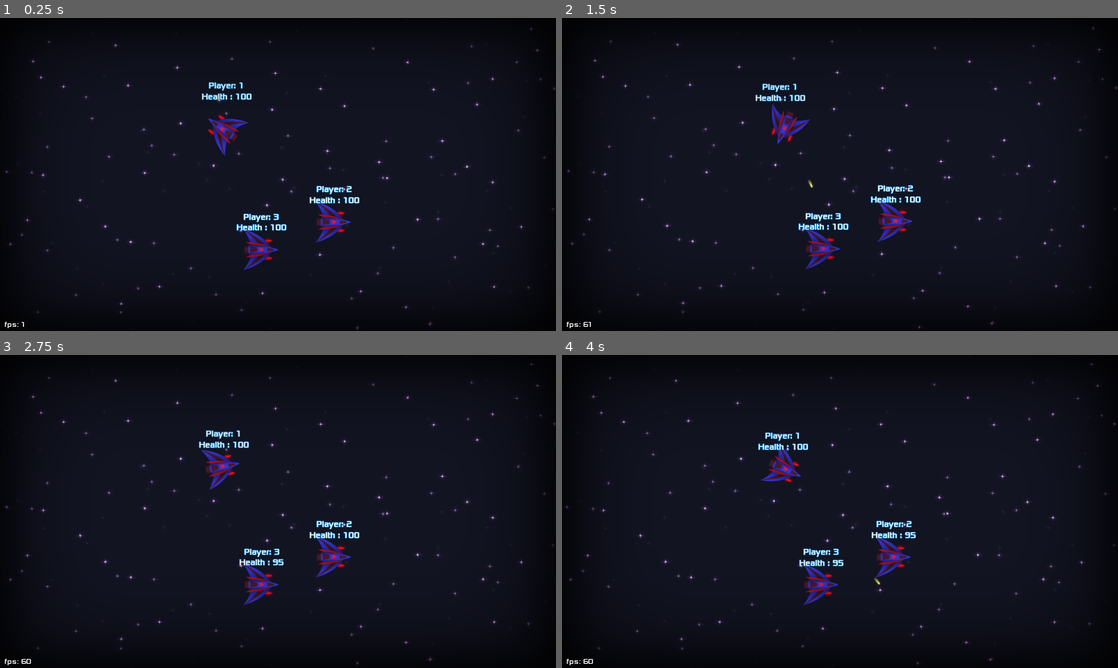
Above: before the commit, frames 1-4 (two rows, left to right).
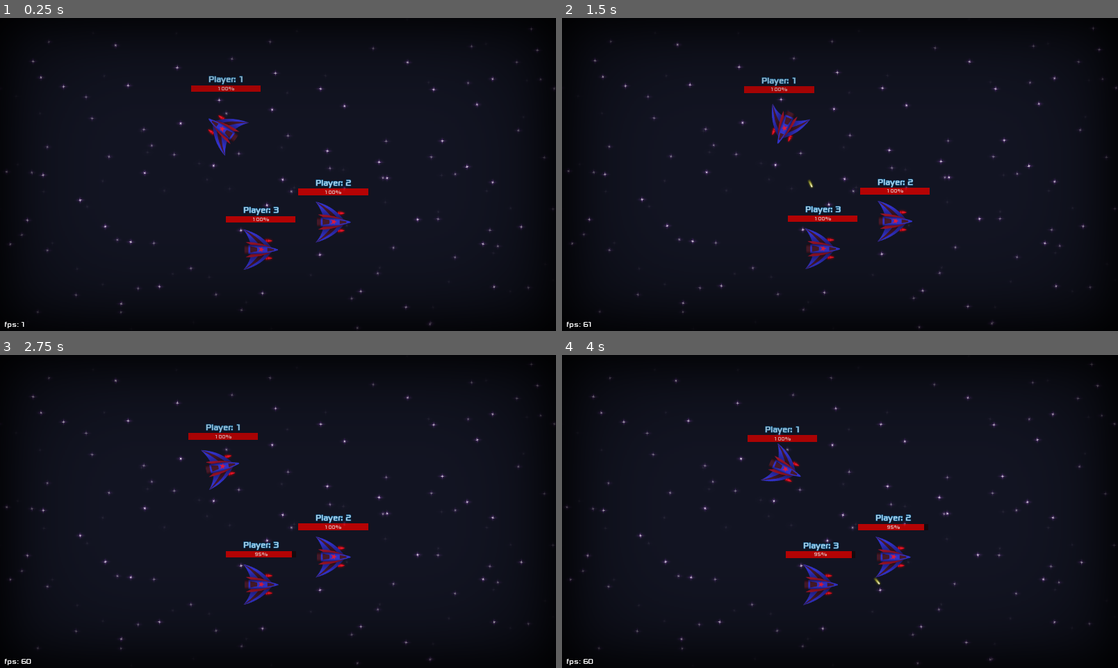
Above: after the commit, the same moments.

Repository: Najim-SD/Moon-Guardian
Game: Godot game, scene res://Scenes/Level.tscn
Two runs of this game, one before a commit and one after it. Both use one fixed random seed, a clock stepped at 60 frames per second and the inputs below.
Inputs (mouse positions are in pixels of both pictures, inside the frame that each line leads up to):
- Up to frame 1 (0.25 s): no input
- Up to frame 2 (1.5 s): move the mouse to (962, 158) at 0.52 s; click (962, 158) at 0.6 s; move the mouse to (728, 190) at 1.27 s; right-click (728, 190) at 1.35 s
- Up to frame 3 (2.75 s): click (166, 527) at 1.55 s; move the mouse to (333, 442) at 2.02 s; click (333, 442) at 2.1 s
- Up to frame 4 (4 s): move the mouse to (812, 574) at 2.77 s; click (812, 574) at 2.85 s; move the mouse to (1006, 558) at 3.52 s; right-click (1006, 558) at 3.6 s; click (1006, 558) at 3.8 s

The runs differ from the first frame. In frame 1, 1.6% of the frame differs, in the area x 34-67%, y 18-68%; in frame 2, 1.6%, in the area x 32-67%, y 18-68%; in frame 3, 1.6%; in frame 4, 1.6%.

Commit message:
Health bar

Diff:
--- a/Scenes/LaserShot.tscn
+++ b/Scenes/LaserShot.tscn
@@ -16,15 +16,15 @@
 
 [sub_resource type="SpriteFrames" id=2]
 animations = [ {
+"frames": [ ExtResource( 8 ), ExtResource( 5 ), ExtResource( 9 ), ExtResource( 6 ), ExtResource( 10 ), ExtResource( 3 ), ExtResource( 7 ), ExtResource( 4 ) ],
+"loop": false,
+"name": "laserImpact",
+"speed": 24.0
+}, {
 "frames": [ ExtResource( 1 ) ],
 "loop": false,
 "name": "laser",
 "speed": 1.0
-}, {
-"frames": [ ExtResource( 8 ), ExtResource( 5 ), ExtResource( 9 ), ExtResource( 6 ), ExtResource( 10 ), ExtResource( 3 ), ExtResource( 7 ), ExtResource( 4 ) ],
-"loop": false,
-"name": "laserImpact",
-"speed": 24.0
 } ]
 
 [node name="LaserShot" type="RigidBody2D"]
--- a/Scenes/Missile.tscn
+++ b/Scenes/Missile.tscn
@@ -3,11 +3,7 @@
 [ext_resource path="res://Art/Missile.png" type="Texture" id=1]
 [ext_resource path="res://Scripts/Missile.gd" type="Script" id=2]
 
-[node name="Missile" type="RigidBody2D"]
-mode = 3
-gravity_scale = 0.0
-contacts_reported = 5
-contact_monitor = true
+[node name="Missile" type="Area2D"]
 script = ExtResource( 2 )
 
 [node name="Sprite" type="Sprite" parent="."]
--- /dev/null
+++ b/Scenes/Particle.tscn
@@ -0,0 +1,15 @@
+[gd_scene load_steps=3 format=2]
+
+[ext_resource path="res://Scripts/Particle.gd" type="Script" id=1]
+
+[sub_resource type="SpriteFrames" id=1]
+animations = [ {
+"frames": [  ],
+"loop": true,
+"name": "default",
+"speed": 5.0
+} ]
+
+[node name="Particle" type="AnimatedSprite"]
+frames = SubResource( 1 )
+script = ExtResource( 1 )
--- a/Scenes/Spaceship.tscn
+++ b/Scenes/Spaceship.tscn
@@ -84,10 +84,20 @@
 "speed": 24.0
 } ]
 
-[sub_resource type="DynamicFont" id=2]
+[sub_resource type="DynamicFont" id=3]
 size = 18
 outline_size = 1
 outline_color = Color( 0.113725, 0.678431, 1, 1 )
+font_data = ExtResource( 18 )
+
+[sub_resource type="StyleBoxFlat" id=4]
+bg_color = Color( 1, 0, 0, 1 )
+
+[sub_resource type="StyleBoxFlat" id=5]
+bg_color = Color( 0.0820313, 0.0240326, 0.0240326, 1 )
+
+[sub_resource type="DynamicFont" id=6]
+size = 12
 font_data = ExtResource( 18 )
 
 [node name="Spaceship" type="KinematicBody2D"]
@@ -109,33 +119,12 @@
 [node name="AnimatedSprite" type="AnimatedSprite" parent="."]
 position = Vector2( -1, 0.5 )
 rotation = 1.5708
-frames = SubResource( 3 )
+frames = SubResource( 2 )
 animation = "normal"
 
 [node name="CollisionPolygon2D" type="CollisionPolygon2D" parent="."]
 visible = false
 polygon = PoolVector2Array( 37.5561, -0.0800629, 22.8727, -4.84227, 1.04591, -28.2564, -39.8297, -46.5115, -23.5588, -11.1919, -36.258, -10.795, -35.8612, 9.04749, -22.7651, 10.6349, -40.2265, 46.7483, 0.649063, 29.2868, 23.6664, 6.66639 )
-
-[node name="UI" type="Node2D" parent="."]
-modulate = Color( 1, 1, 1, 0.313726 )
-position = Vector2( -0.529724, 13.773 )
-
-[node name="Label" type="Label" parent="UI"]
-anchor_left = 0.5
-anchor_top = 0.5
-anchor_right = 0.5
-anchor_bottom = 0.5
-margin_left = -60.7401
-margin_top = -100.159
-margin_right = 63.2599
-margin_bottom = -70.1587
-grow_horizontal = 2
-custom_fonts/font = SubResource( 2 )
-text = "Player"
-align = 1
-__meta__ = {
-"_edit_use_anchors_": false
-}
 
 [node name="Area2D" type="Area2D" parent="."]
 visible = false
@@ -152,6 +141,45 @@
 [node name="AudioStreamPlayer2D" type="AudioStreamPlayer2D" parent="."]
 stream = ExtResource( 20 )
 volume_db = -20.0
+
+[node name="UI" type="Node2D" parent="."]
+modulate = Color( 1, 1, 1, 0.686275 )
+position = Vector2( -0.529724, 13.773 )
+
+[node name="Label" type="Label" parent="UI"]
+anchor_left = 0.5
+anchor_top = 0.5
+anchor_right = 0.5
+anchor_bottom = 0.5
+margin_left = -62.0
+margin_top = -115.0
+margin_right = 62.0
+margin_bottom = -92.0
+grow_horizontal = 2
+custom_fonts/font = SubResource( 3 )
+text = "Player"
+align = 1
+__meta__ = {
+"_edit_use_anchors_": false
+}
+
+[node name="ProgressBar" type="ProgressBar" parent="UI"]
+anchor_left = 0.5
+anchor_top = 0.5
+anchor_right = 0.5
+anchor_bottom = 0.5
+margin_left = -81.0
+margin_top = -90.0
+margin_right = 80.0
+margin_bottom = -75.0
+custom_styles/fg = SubResource( 4 )
+custom_styles/bg = SubResource( 5 )
+custom_fonts/font = SubResource( 6 )
+value = 75.0
+allow_greater = true
+__meta__ = {
+"_edit_use_anchors_": false
+}
 [connection signal="animation_finished" from="JetFlame" to="." method="_on_JetFlame_animation_finished"]
 [connection signal="animation_finished" from="AnimatedSprite" to="." method="_on_AnimatedSprite_animation_finished"]
 [connection signal="body_entered" from="Area2D" to="." method="_on_Area2D_body_entered"]
--- a/Scripts/Missile.gd
+++ b/Scripts/Missile.gd
@@ -1,4 +1,4 @@
-extends RigidBody2D
+extends Area2D
 
 var ownerId = 0
 var launched = false
--- /dev/null
+++ b/Scripts/Particle.gd
@@ -0,0 +1,34 @@
+extends AnimatedSprite
+
+export var fades:bool = true
+export var fade_time:float = 60
+var fadeCounter:float = fade_time
+
+export var moves:bool = true
+export var move_dir:Vector2 = Vector2.UP.normalized()
+export var move_dir_offset:float = 15
+export var move_speed:float = 100
+
+export var rotates:bool = true
+
+var direction
+var rot
+var velocity
+
+func _ready():
+	rot = randi() % 360
+	pass
+
+func _physics_process(delta):
+
+
+	if fades:
+		fadeCounter -= 1
+		modulate.a = fadeCounter/fade_time
+		if fadeCounter <= 0:
+			destroy()
+	pass
+
+func destroy():
+	queue_free()
+	pass
--- a/Scripts/Spaceship.gd
+++ b/Scripts/Spaceship.gd
@@ -8,7 +8,8 @@
 var friction = 0.03
 export var maxSpeed = 500.0
 
-var health = 100
+export var health:float = 100
+export var maxHealth:float = 100
 
 var bulletSpeed = 800.0
 export var fireRate = 60 * 0.10
@@ -30,12 +31,15 @@
 # Called when the node enters the scene tree for the first time.
 func _ready():
 	cam = get_parent().find_node("MultiCam")
+	$UI/ProgressBar.min_value = 0
+	$UI/ProgressBar.max_value = maxHealth
+	$UI/ProgressBar.value = health
 	pass # Replace with function body.
 
 func _process(delta):
-	$UI.modulate.a = health/100.0
 	$UI.global_rotation = 0
-	$UI/Label.text = playerName + ": " + str(playerId+1) + "\nHealth : " + str(health)
+	$UI/ProgressBar.value = health
+	$UI/Label.text = playerName + ": " + str(playerId+1)
 
 # Called every frame. 'delta' is the elapsed time since the previous frame.
 func _physics_process(delta):
@@ -176,6 +180,7 @@
 	cam.playFX("WhiteScreenFX")
 	$Missile1.visible = false
 	$Missile2.visible = false
+	$UI.visible = false
 	pass
 
 
Binary file added: Art/Fx/DustParticle.png
Not shown, added: Art/Fx/DustParticle.png.import
Not shown: 2 places in Scenes/Spaceship.tscn that only renumber resources
